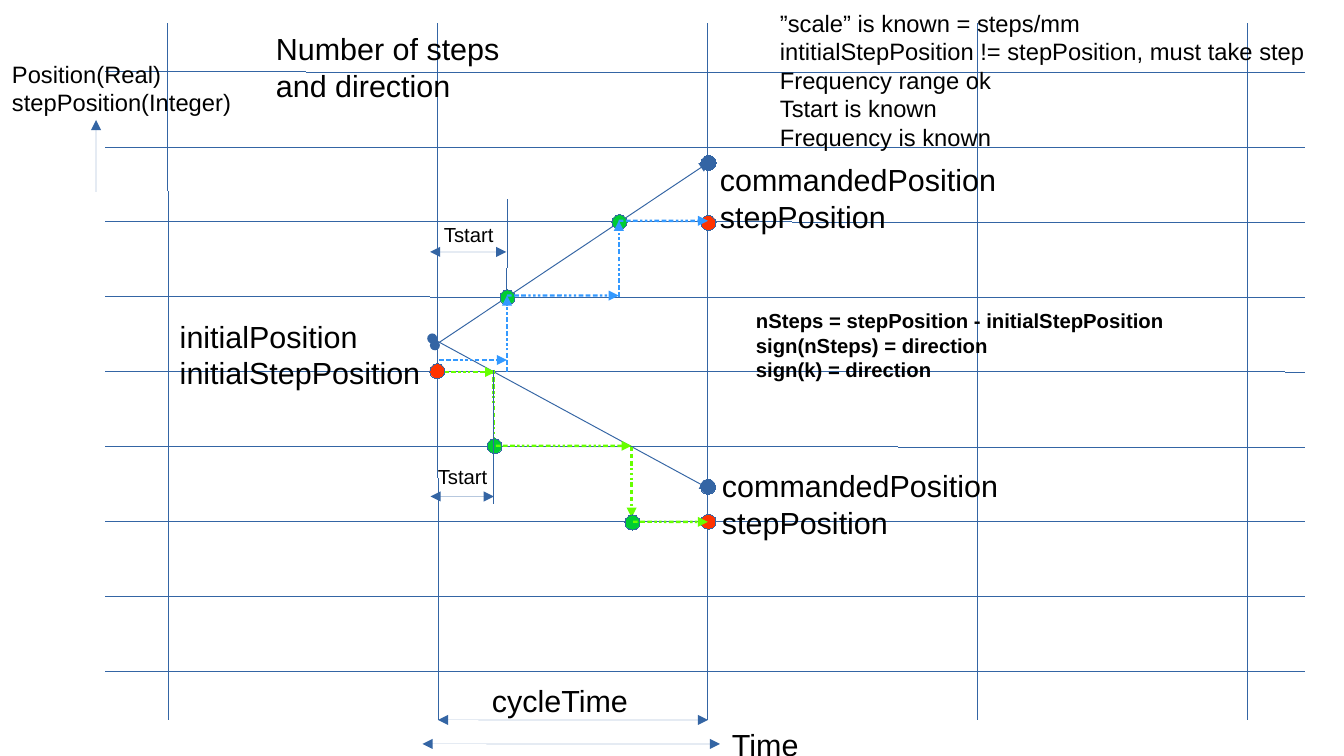
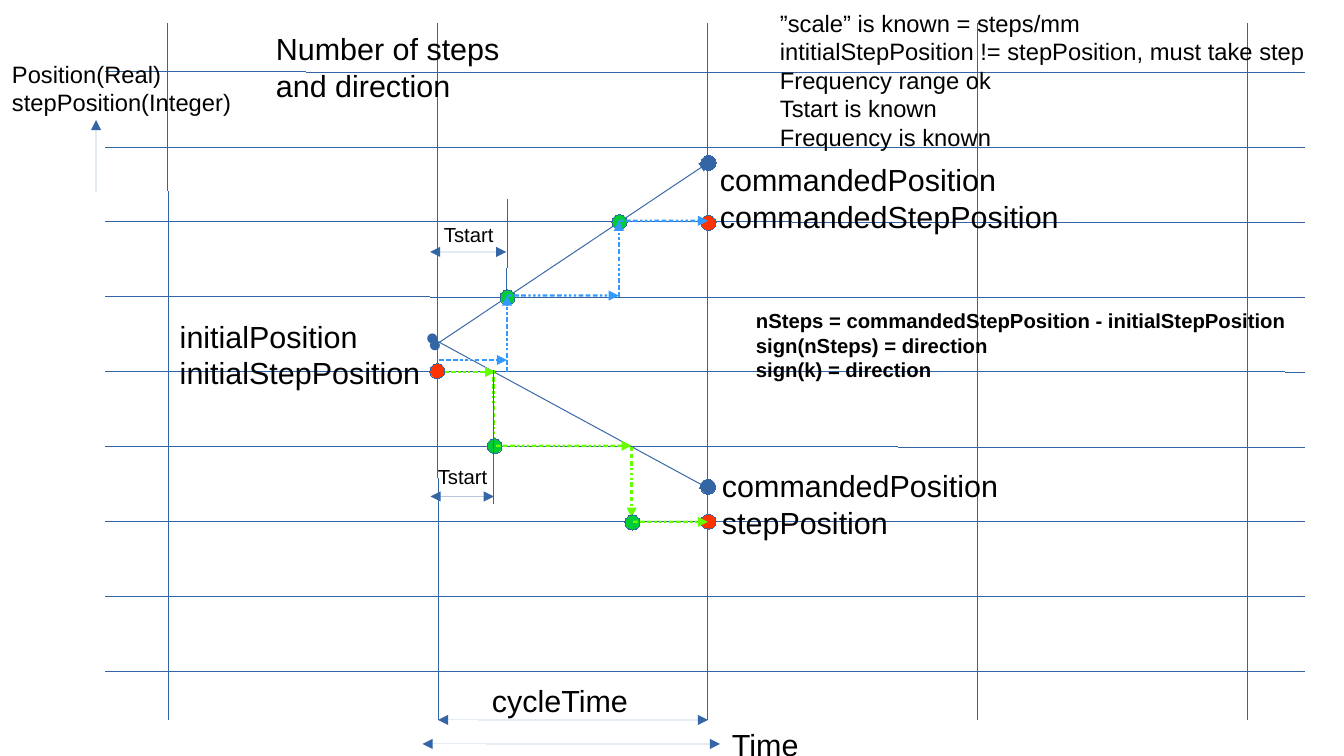
Before and after one commit to MetalMusings/MyOwnEtherCATDevice, a slide deck: slide 11 of Firmware/doc/Stepgen.odp. Drawn at 1344x756 pixels with LibreOffice and Linux fonts; fonts in the diff are those of the drawing. Boxes give left, top, right and bottom in pixels: in the first picture for what was removed or moved away, otherwise in the second. Text is boxed around its words. In the diff, an @@ line names an element or a change of style, - is before the commit and + after.

Commit message:
Class StepGen2 done after Stepgen.odb

```diff
--- a/Firmware/doc/Stepgen.odp
+++ b/Firmware/doc/Stepgen.odp
@@ text at (x1=720, y1=204, x2=1059, y2=234): text changed @@
-stepPosition
+commandedStepPosition
@@ text at (x1=756, y1=312, x2=1285, y2=333): text changed @@
-nSteps = stepPosition - initialStepPosition
+nSteps = commandedStepPosition - initialStepPosition
```
Also in this commit, not shown: 7 other slides changed, 2 slides added, 4 other files.
